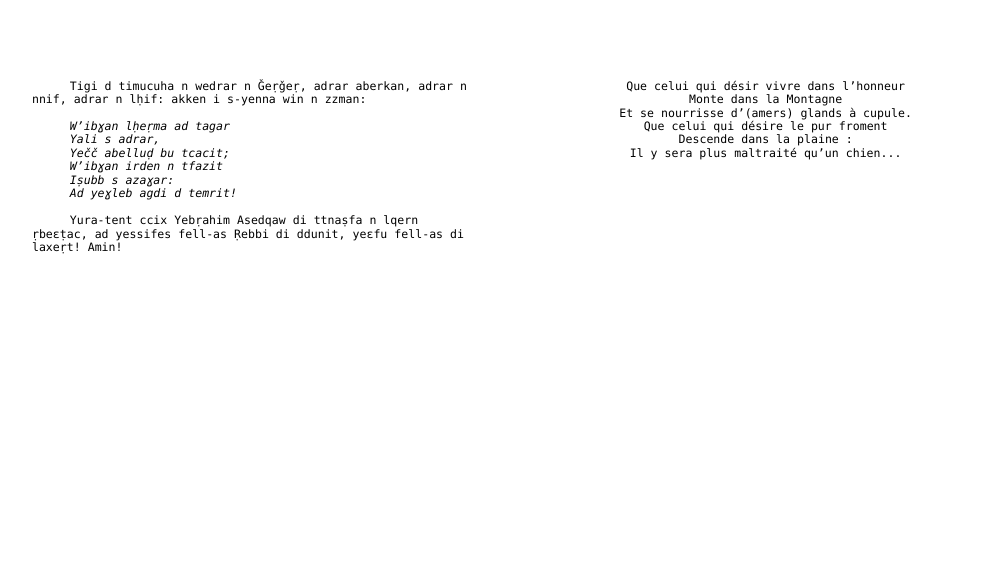
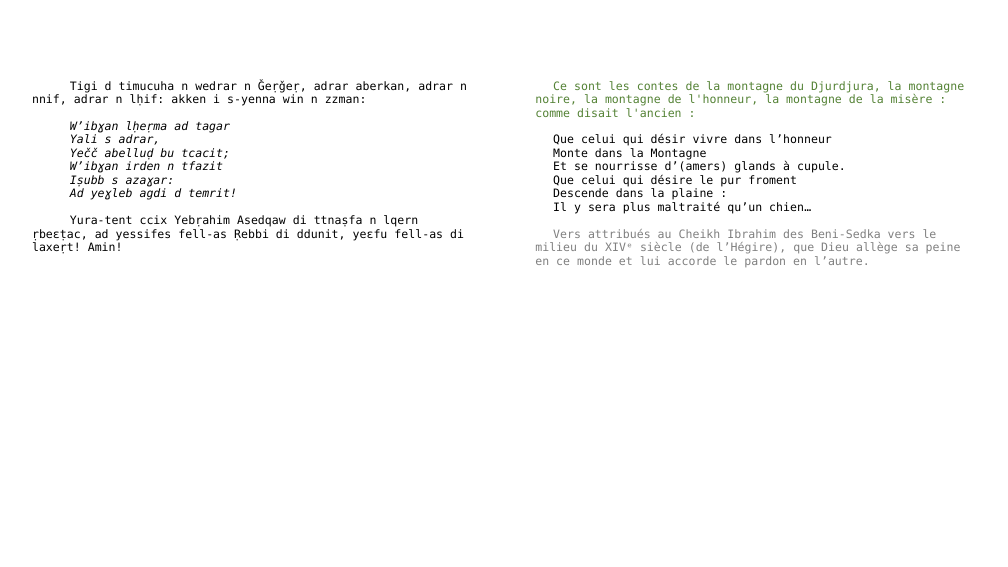
Before and after one commit to sferhah/tamacahut_n_wuccen, a slide deck: slide 2 of Uccen.ConsoleApp/uccen.pptx. Drawn at 1008x567 pixels with LibreOffice and Linux fonts; fonts in the diff are those of the drawing. Boxes give left, top, right and bottom in pixels: in the first picture for what was removed or moved away, otherwise in the second. Text is boxed around its words. In the diff, an @@ line names an element or a change of style, - is before the commit and + after.

```diff
--- a/Uccen.ConsoleApp/uccen.pptx
+++ b/Uccen.ConsoleApp/uccen.pptx
@@ table at (24, 12, 986, 547) @@
-row 3, column 3: Que celui qui désir vivre dans l’honneur / Monte dans la Montagne / Et se nourrisse d’(amers) glands à cupule. / Que celui qui désire le pur froment / Descende dans la plaine : / Il y sera plus maltraité qu’un chien...
+row 3, column 3: Ce sont les contes de la montagne du Djurdjura, la montagne noire, la montagne de l'honneur, la montagne de la misère : comme disait l'ancien : / Que celui qui désir vivre dans l’honneur / Monte dans la Montagne / Et se nourrisse d’(amers) glands à cupule. / Que celui qui désire le pur froment / Descende dans la plaine : / Il y sera plus maltraité qu’un chien… / Vers attribués au Cheikh Ibrahim des Beni-Sedka vers le milieu du XIVᵉ siècle (de l’Hégire), que Dieu allège sa peine en ce monde et lui accorde le pardon en l’autre.
```
Also in this commit, not shown: 3 other slides changed, 2 other files.
